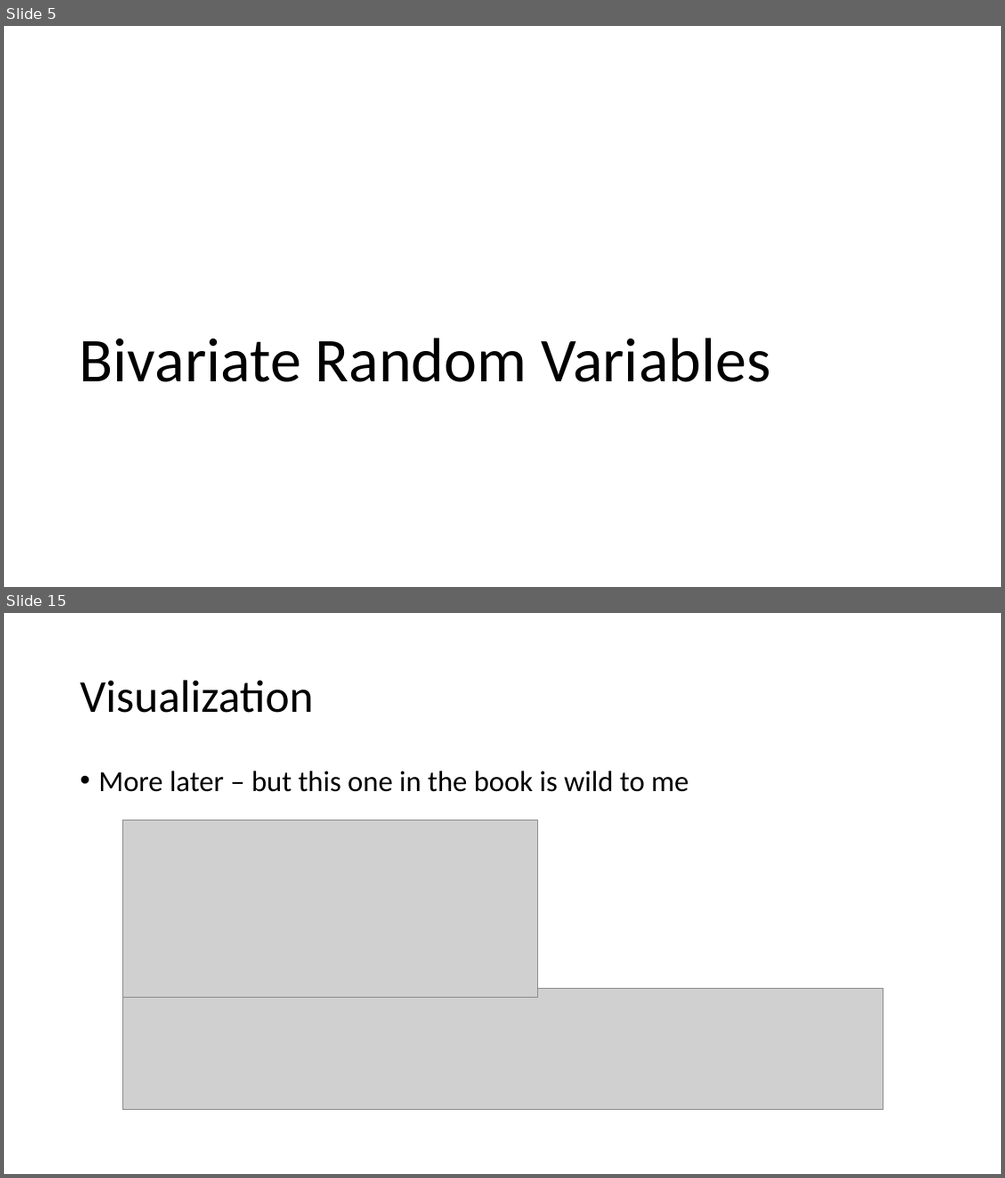
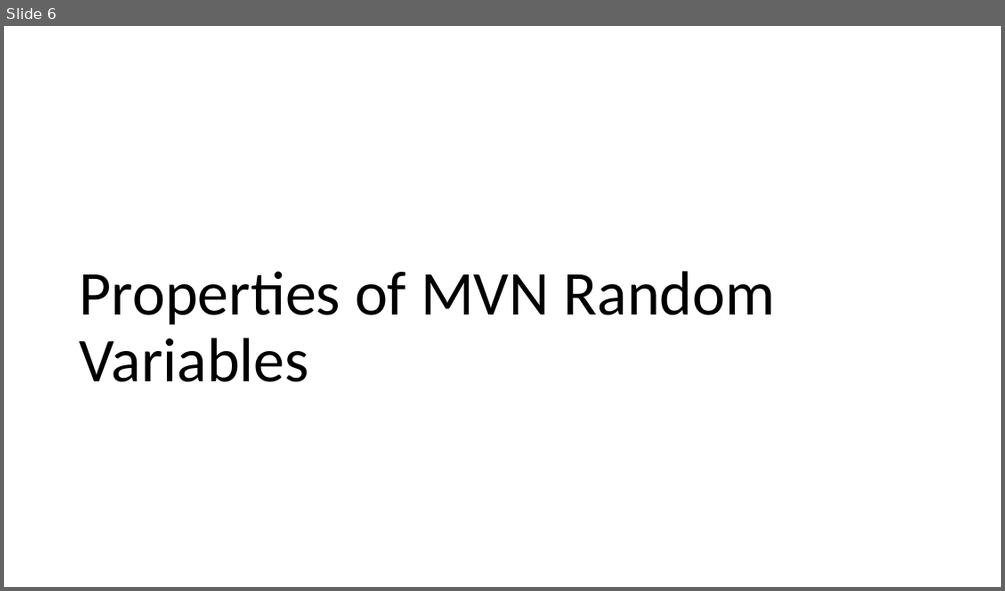
Before and after one commit to hunter-stats/stat717-class-materials, a slide deck: Class 03 Multivariate Normal Distribution.pptx. Shown one above the other, each under a label of ours: slides 5 and 15 before the commit, slide 6 after it; the slides between them are not shown. The pictures are 1005x1178 and 1005x591 pixels, drawn with LibreOffice and Linux fonts; fonts in the diff are those of the drawing; grey boxes stand for pictures. Boxes give left, top, right and bottom in pixels: in the first picture for what was removed or moved away, otherwise in the second. Text is boxed around its words. In the diff, an @@ line names an element or a change of style, - is before the commit and + after.

```diff
--- a/Class 03 Multivariate Normal Distribution.pptx
+++ b/Class 03 Multivariate Normal Distribution.pptx
@@ slide 15 removed at (4,613,1001,1174), background #FFFFFF @@
@@ title removed at (80,680,313,713) @@
-Visualization
@@ text removed at (98,771,688,792) @@
-• More later – but this one in the book is wild to me
@@ picture removed at (122,820,538,997) @@
@@ picture removed at (122,989,882,1110) @@
@@ what was slide 5 is now slide 6 @@
@@ slide 6 changed as well @@
@@ title at (80,271,776,382): text changed @@
-Bivariate Random Variables
+Properties of MVN Random Variables
```
Also in this commit, not shown: 3 other slides changed, 23 slides added, 24 other slides removed, 3 other files.
